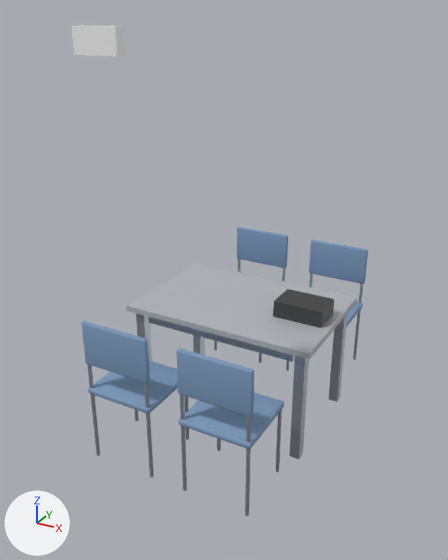
Before and after pictures for a commit that changed the glTF model modules/assets/internal/models/police/police.custody.interview_room.glb.
One viewpoint serves both versions: a 50 mm camera at (1.58, -3.11, 2.41) aimed at (0.0, -0.25, 0.98). Lighting does not change. The marker at lower left points along +X, +Y and +Z. The older version comes first.

Names of what the first picture shows: 'main__fabric_blue', 'main__laminate_grey', 'main__plastic_black', 'main__plastic_white', 'main__steel_painted'.
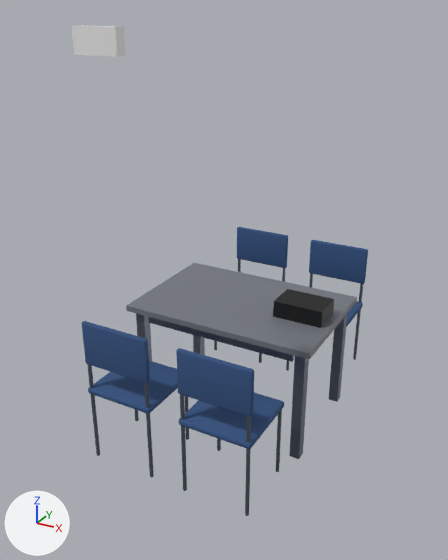
Location of each change, [x1, y1, x2, y2] in pixels of the pictures (448 x 560 px):
'main__fabric_blue', recoloured (darker)
    both: [82, 227, 368, 449]
'main__laminate_grey', recoloured (darker)
    both: [126, 263, 357, 360]
'main__steel_painted', recoloured
    both: [87, 259, 363, 516]

Diff of the bpy script that builds the scene:
```diff
--- a/modules/assets/internal/models/police/police.custody.interview_room.glb.py
+++ b/modules/assets/internal/models/police/police.custody.interview_room.glb.py
@@ mat_fabric_blue @@
 mat_fabric_blue = principled_material('fabric_blue')
-mat_fabric_blue.base_color = (0.2, 0.32, 0.5)  # blue #7c99bc
+mat_fabric_blue.base_color = (0.0331, 0.0835, 0.214)  # blue #33527f
 mat_fabric_blue.roughness = 0.95
@@ mat_laminate_grey @@
 mat_laminate_grey = principled_material('laminate_grey')
-mat_laminate_grey.base_color = (0.45, 0.47, 0.5)  # grey #b3b6bc
+mat_laminate_grey.base_color = (0.171, 0.187, 0.214)  # grey #73787f
 mat_laminate_grey.roughness = 0.4
@@ mat_steel_painted @@
 mat_steel_painted = principled_material('steel_painted')
-mat_steel_painted.base_color = (0.42, 0.45, 0.5)  # grey #adb3bc
+mat_steel_painted.base_color = (0.147, 0.171, 0.214)  # grey #6b737f
 mat_steel_painted.metallic = 0.8
```
